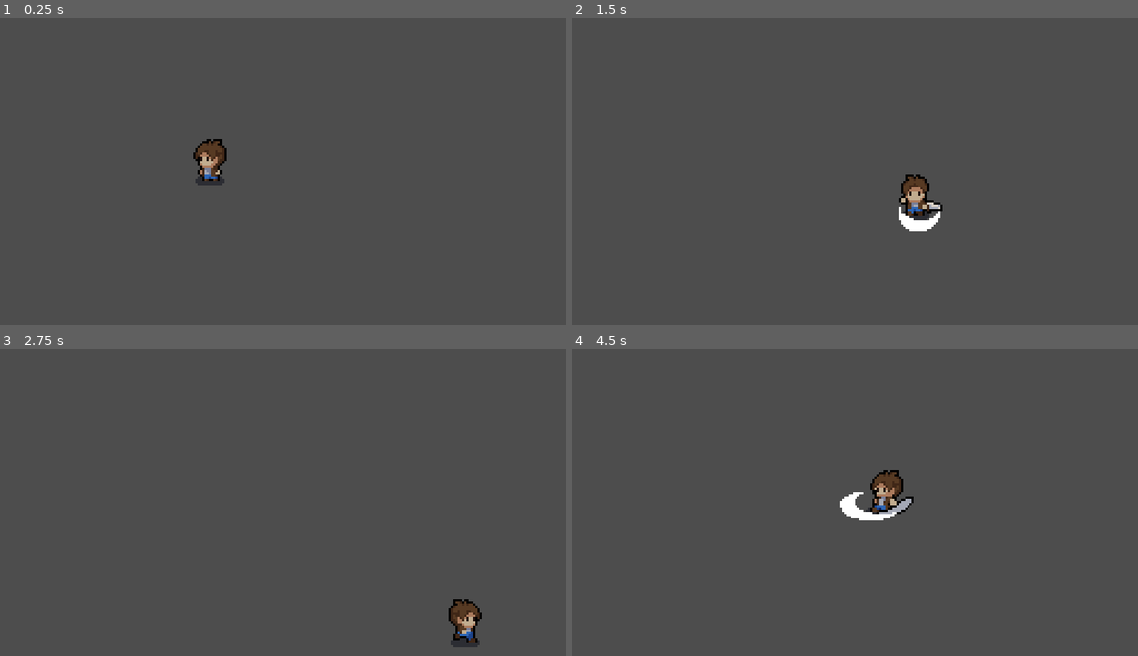
Above: before the commit, frames 1-4 (two rows, left to right).
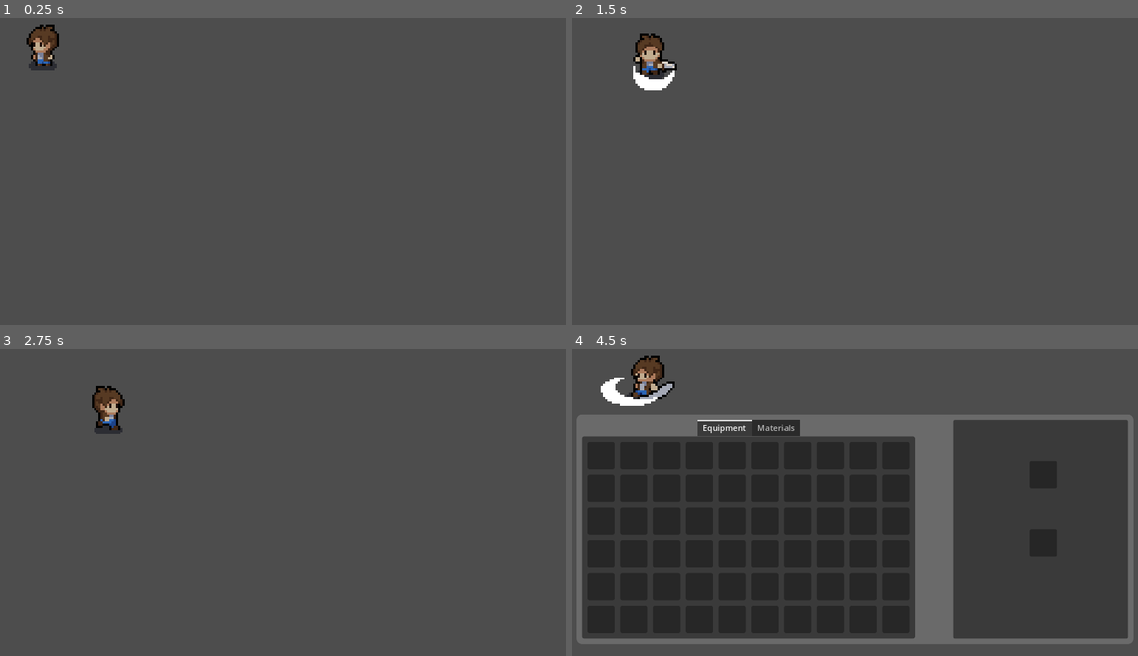
Above: after the commit, the same moments.

Repository: KNatsuhara/Godot-Game
Game: Godot game, scene res://Scenes/game_level.tscn
The game is run twice, just before and just after one commit, with the same random seed, the same clock (stepped at 60 frames per second) and the same inputs. The engine's default icon, where the game draws it, is replaced by a stand-in: a white triangle on a blue panel in a dark square.
Inputs (mouse positions are in pixels of both pictures, inside the frame that each line leads up to):
- Up to frame 1 (0.25 s): no input
- Up to frame 2 (1.5 s): tap Enter at 0.5 s; move the mouse to (985, 168) at 0.52 s; hold D (right) 0.53-1.28 s; click (985, 168) at 0.6 s; move the mouse to (736, 208) at 1.27 s; hold S (down) from 1.28 s (still down); click (736, 208) at 1.35 s
- Up to frame 3 (2.75 s): move the mouse to (339, 431) at 2.02 s; release S (down) at 2.03 s; hold D (right) from 2.03 s (still down); click (339, 431) at 2.1 s
- Up to frame 4 (4.5 s): move the mouse to (826, 597) at 2.77 s; release D (right) at 2.78 s; hold W (up) 2.78-3.53 s; click (826, 597) at 2.85 s; move the mouse to (1030, 576) at 3.52 s; hold A (left) from 3.53 s (still down); click (1030, 576) at 3.6 s; tap E (inventory_button, bound only after the commit) at 4.15 s; move the mouse to (679, 459) at 4.27 s; click (679, 459) at 4.35 s

The runs differ from the first frame. In frame 1, 1.3% of the frame differs, in the area x 4-41%, y 2-55%; in frame 2, 1.9%; in frame 3, 1.4%; in frame 4, 40%, in the area x 0-100%, y 2-97%.

Commit message:
Inventory Basics
Added inventory visuals and some of the background code. Inventory management still to come. Toggle inventory with the E button.

Diff:
--- /dev/null
+++ b/Assets/general_panel.tres
@@ -0,0 +1,12 @@
+[gd_resource type="StyleBoxFlat" format=3 uid="uid://dfam5pb1c7tin"]
+
+[resource]
+content_margin_left = 10.0
+content_margin_top = 10.0
+content_margin_right = 10.0
+content_margin_bottom = 10.0
+bg_color = Color(0.101961, 0.101961, 0.101961, 0.6)
+corner_radius_top_left = 4
+corner_radius_top_right = 4
+corner_radius_bottom_right = 4
+corner_radius_bottom_left = 4
--- /dev/null
+++ b/Assets/test.tres
@@ -0,0 +1,10 @@
+[gd_resource type="Theme" load_steps=2 format=3 uid="uid://crvtvw8vfre5n"]
+
+[ext_resource type="StyleBox" uid="uid://dfam5pb1c7tin" path="res://Assets/general_panel.tres" id="1_r5l40"]
+
+[resource]
+GridContainer/constants/h_separation = 4
+GridContainer/constants/v_separation = 4
+Panel/styles/panel = ExtResource("1_r5l40")
+TabContainer/font_sizes/font_size = 15
+TabContainer/styles/panel = ExtResource("1_r5l40")
--- a/Characters/player.gd
+++ b/Characters/player.gd
@@ -2,6 +2,7 @@
 
 @export var move_speed : float = 80
 @onready var animation_tree : AnimationTree = $AnimationTree
+@onready var inventory_menu : CanvasLayer = $inventory_menu
 
 var input_direction : Vector2 = Vector2.ZERO
 
@@ -24,6 +25,10 @@
 	# Move and slide function uses velocity of character body to move character around
 	move_and_slide()
 
+	# Add menu state machine here
+	if Input.is_action_just_pressed("inventory_button"):
+		inventory_menu.visible = !inventory_menu.visible
+
 func update_animation_parameters():
 	if(velocity == Vector2.ZERO):
 		animation_tree["parameters/conditions/idle"] = true
--- a/Characters/player.tscn
+++ b/Characters/player.tscn
@@ -1,7 +1,8 @@
-[gd_scene load_steps=41 format=3 uid="uid://wfabjsirgl22"]
+[gd_scene load_steps=42 format=3 uid="uid://wfabjsirgl22"]
 
 [ext_resource type="Texture2D" uid="uid://c408fdehi477a" path="res://Assets/mystic_woods/sprites/characters/player.png" id="1_1rhxr"]
 [ext_resource type="Script" path="res://Characters/player.gd" id="1_142st"]
+[ext_resource type="PackedScene" uid="uid://oik88guqlnpk" path="res://Scenes/inventory_menu.tscn" id="3_rlqh5"]
 
 [sub_resource type="CapsuleShape2D" id="CapsuleShape2D_5ba0g"]
 radius = 6.0
@@ -115,98 +116,6 @@
 "values": [12, 13, 14, 15, 16, 17]
 }
 
-[sub_resource type="Animation" id="Animation_m8kqk"]
-resource_name = "player_walk_down"
-loop_mode = 1
-step = 0.16
-tracks/0/type = "value"
-tracks/0/imported = false
-tracks/0/enabled = true
-tracks/0/path = NodePath("Sprite2D:frame")
-tracks/0/interp = 1
-tracks/0/loop_wrap = true
-tracks/0/keys = {
-"times": PackedFloat32Array(0, 0.16, 0.32, 0.48, 0.64, 0.8),
-"transitions": PackedFloat32Array(1, 1, 1, 1, 1, 1),
-"update": 1,
-"values": [18, 19, 20, 21, 22, 23]
-}
-
-[sub_resource type="Animation" id="Animation_p0vxv"]
-resource_name = "player_walk_left"
-loop_mode = 1
-step = 0.16
-tracks/0/type = "value"
-tracks/0/imported = false
-tracks/0/enabled = true
-tracks/0/path = NodePath("Sprite2D:frame")
-tracks/0/interp = 1
-tracks/0/loop_wrap = true
-tracks/0/keys = {
-"times": PackedFloat32Array(0, 0.16, 0.32, 0.48, 0.64, 0.8),
-"transitions": PackedFloat32Array(1, 1, 1, 1, 1, 1),
-"update": 1,
-"values": [24, 25, 26, 27, 28, 29]
-}
-tracks/1/type = "value"
-tracks/1/imported = false
-tracks/1/enabled = true
-tracks/1/path = NodePath("Sprite2D:flip_h")
-tracks/1/interp = 1
-tracks/1/loop_wrap = true
-tracks/1/keys = {
-"times": PackedFloat32Array(0),
-"transitions": PackedFloat32Array(1),
-"update": 1,
-"values": [true]
-}
-
-[sub_resource type="Animation" id="Animation_gnwov"]
-resource_name = "player_walk_down_right"
-loop_mode = 1
-step = 0.16
-tracks/0/type = "value"
-tracks/0/imported = false
-tracks/0/enabled = true
-tracks/0/path = NodePath("Sprite2D:frame")
-tracks/0/interp = 1
-tracks/0/loop_wrap = true
-tracks/0/keys = {
-"times": PackedFloat32Array(0, 0.16, 0.32, 0.48, 0.64, 0.8),
-"transitions": PackedFloat32Array(1, 1, 1, 1, 1, 1),
-"update": 1,
-"values": [24, 25, 26, 27, 28, 29]
-}
-tracks/1/type = "value"
-tracks/1/imported = false
-tracks/1/enabled = true
-tracks/1/path = NodePath("Sprite2D:flip_h")
-tracks/1/interp = 1
-tracks/1/loop_wrap = true
-tracks/1/keys = {
-"times": PackedFloat32Array(0),
-"transitions": PackedFloat32Array(1),
-"update": 1,
-"values": [false]
-}
-
-[sub_resource type="Animation" id="Animation_r3oyw"]
-resource_name = "player_walk_up"
-loop_mode = 1
-step = 0.16
-tracks/0/type = "value"
-tracks/0/imported = false
-tracks/0/enabled = true
-tracks/0/path = NodePath("Sprite2D:frame")
-tracks/0/interp = 1
-tracks/0/loop_wrap = true
-tracks/0/keys = {
-"times": PackedFloat32Array(0, 0.16, 0.32, 0.48, 0.64, 0.8),
-"transitions": PackedFloat32Array(1, 1, 1, 1, 1, 1),
-"update": 1,
-"values": [30, 31, 32, 33, 34, 35]
-}
-
 [sub_resource type="Animation" id="Animation_e85y7"]
 resource_name = "player_swing_down"
 length = 0.4
@@ -223,6 +132,34 @@
 "values": [36, 37, 38, 39]
 }
 
+[sub_resource type="Animation" id="Animation_04edg"]
+resource_name = "player_swing_left"
+length = 0.4
+tracks/0/type = "value"
+tracks/0/imported = false
+tracks/0/enabled = true
+tracks/0/path = NodePath("Sprite2D:frame")
+tracks/0/interp = 1
+tracks/0/loop_wrap = true
+tracks/0/keys = {
+"times": PackedFloat32Array(0, 0.1, 0.2, 0.3),
+"transitions": PackedFloat32Array(1, 1, 1, 1),
+"update": 1,
+"values": [42, 43, 44, 45]
+}
+tracks/1/type = "value"
+tracks/1/imported = false
+tracks/1/enabled = true
+tracks/1/path = NodePath("Sprite2D:flip_h")
+tracks/1/interp = 1
+tracks/1/loop_wrap = true
+tracks/1/keys = {
+"times": PackedFloat32Array(0),
+"transitions": PackedFloat32Array(1),
+"update": 1,
+"values": [true]
+}
+
 [sub_resource type="Animation" id="Animation_ulbjj"]
 resource_name = "new_animation"
 length = 0.4
@@ -267,20 +204,38 @@
 "values": [48, 49, 50, 51]
 }
 
-[sub_resource type="Animation" id="Animation_04edg"]
-resource_name = "player_swing_left"
-length = 0.4
-tracks/0/type = "value"
-tracks/0/imported = false
-tracks/0/enabled = true
-tracks/0/path = NodePath("Sprite2D:frame")
-tracks/0/interp = 1
-tracks/0/loop_wrap = true
-tracks/0/keys = {
-"times": PackedFloat32Array(0, 0.1, 0.2, 0.3),
-"transitions": PackedFloat32Array(1, 1, 1, 1),
-"update": 1,
-"values": [42, 43, 44, 45]
+[sub_resource type="Animation" id="Animation_m8kqk"]
+resource_name = "player_walk_down"
+loop_mode = 1
+step = 0.16
+tracks/0/type = "value"
+tracks/0/imported = false
+tracks/0/enabled = true
+tracks/0/path = NodePath("Sprite2D:frame")
+tracks/0/interp = 1
+tracks/0/loop_wrap = true
+tracks/0/keys = {
+"times": PackedFloat32Array(0, 0.16, 0.32, 0.48, 0.64, 0.8),
+"transitions": PackedFloat32Array(1, 1, 1, 1, 1, 1),
+"update": 1,
+"values": [18, 19, 20, 21, 22, 23]
+}
+
+[sub_resource type="Animation" id="Animation_p0vxv"]
+resource_name = "player_walk_left"
+loop_mode = 1
+step = 0.16
+tracks/0/type = "value"
+tracks/0/imported = false
+tracks/0/enabled = true
+tracks/0/path = NodePath("Sprite2D:frame")
+tracks/0/interp = 1
+tracks/0/loop_wrap = true
+tracks/0/keys = {
+"times": PackedFloat32Array(0, 0.16, 0.32, 0.48, 0.64, 0.8),
+"transitions": PackedFloat32Array(1, 1, 1, 1, 1, 1),
+"update": 1,
+"values": [24, 25, 26, 27, 28, 29]
 }
 tracks/1/type = "value"
 tracks/1/imported = false
@@ -293,6 +248,52 @@
 "transitions": PackedFloat32Array(1),
 "update": 1,
 "values": [true]
+}
+
+[sub_resource type="Animation" id="Animation_gnwov"]
+resource_name = "player_walk_down_right"
+loop_mode = 1
+step = 0.16
+tracks/0/type = "value"
+tracks/0/imported = false
+tracks/0/enabled = true
+tracks/0/path = NodePath("Sprite2D:frame")
+tracks/0/interp = 1
+tracks/0/loop_wrap = true
+tracks/0/keys = {
+"times": PackedFloat32Array(0, 0.16, 0.32, 0.48, 0.64, 0.8),
+"transitions": PackedFloat32Array(1, 1, 1, 1, 1, 1),
+"update": 1,
+"values": [24, 25, 26, 27, 28, 29]
+}
+tracks/1/type = "value"
+tracks/1/imported = false
+tracks/1/enabled = true
+tracks/1/path = NodePath("Sprite2D:flip_h")
+tracks/1/interp = 1
+tracks/1/loop_wrap = true
+tracks/1/keys = {
+"times": PackedFloat32Array(0),
+"transitions": PackedFloat32Array(1),
+"update": 1,
+"values": [false]
+}
+
+[sub_resource type="Animation" id="Animation_r3oyw"]
+resource_name = "player_walk_up"
+loop_mode = 1
+step = 0.16
+tracks/0/type = "value"
+tracks/0/imported = false
+tracks/0/enabled = true
+tracks/0/path = NodePath("Sprite2D:frame")
+tracks/0/interp = 1
+tracks/0/loop_wrap = true
+tracks/0/keys = {
+"times": PackedFloat32Array(0, 0.16, 0.32, 0.48, 0.64, 0.8),
+"transitions": PackedFloat32Array(1, 1, 1, 1, 1, 1),
+"update": 1,
+"values": [30, 31, 32, 33, 34, 35]
 }
 
 [sub_resource type="AnimationLibrary" id="AnimationLibrary_frdhh"]
@@ -455,3 +456,6 @@
 parameters/Idle/blend_position = Vector2(0, 0)
 parameters/Swing/blend_position = Vector2(-0.00319999, 0.976048)
 parameters/Walk/blend_position = Vector2(0, 0)
+
+[node name="inventory_menu" parent="." instance=ExtResource("3_rlqh5")]
+visible = false
--- /dev/null
+++ b/Scenes/equipment_grid.gd
@@ -0,0 +1,19 @@
+extends GridContainer
+@onready var equipment_slot = preload("res://Scenes/equipment_slot.tscn")
+
+# Called when the node enters the scene tree for the first time.
+func _ready():
+	var slot : Panel
+	for i in range (10):
+		for j in range(6):
+			slot = equipment_slot.instantiate()
+#			slot.position = Vector2(i * get_parent().size.x / 6.0, j * get_parent().size.x / 6.0)
+#			slot.size = Vector2(get_parent().size.x / (6.0 + 1), get_parent().size.x / (6.0 + 1))
+			add_child(slot)
+	get_parent().custom_minimum_size.x = 370
+	pass # Replace with function body.
+
+
+# Called every frame. 'delta' is the elapsed time since the previous frame.
+func _process(delta):
+	pass
--- /dev/null
+++ b/Scenes/equipment_slot.tscn
@@ -0,0 +1,8 @@
+[gd_scene format=3 uid="uid://dac1m101acs5g"]
+
+[node name="Equipment_Slot" type="Panel"]
+custom_minimum_size = Vector2(50, 50)
+offset_right = 50.0
+offset_bottom = 50.0
+size_flags_horizontal = 4
+size_flags_vertical = 4
--- a/Scenes/game_level.tscn
+++ b/Scenes/game_level.tscn
@@ -6,3 +6,4 @@
 
 [node name="Player" parent="." instance=ExtResource("1_hvmty")]
 position = Vector2(102, 70)
+scale = Vector2(4, 4)
--- /dev/null
+++ b/Scenes/inventory_menu.tscn
@@ -0,0 +1,84 @@
+[gd_scene load_steps=6 format=3 uid="uid://oik88guqlnpk"]
+
+[ext_resource type="Theme" uid="uid://crvtvw8vfre5n" path="res://Assets/test.tres" id="1_2xn3h"]
+[ext_resource type="Script" path="res://Scenes/equipment_grid.gd" id="1_cki2j"]
+[ext_resource type="Script" path="res://Scenes/material_grid.gd" id="2_p661y"]
+
+[sub_resource type="StyleBoxFlat" id="StyleBoxFlat_qsof0"]
+bg_color = Color(0.6, 0.6, 0.6, 0.392157)
+corner_radius_top_left = 10
+corner_radius_top_right = 10
+corner_radius_bottom_right = 10
+corner_radius_bottom_left = 10
+expand_margin_left = 10.0
+expand_margin_top = 10.0
+expand_margin_right = 10.0
+expand_margin_bottom = 10.0
+
+[sub_resource type="StyleBoxFlat" id="StyleBoxFlat_0ucjt"]
+content_margin_right = 10.0
+bg_color = Color(0.6, 0.6, 0.6, 0)
+
+[node name="inventory_menu" type="CanvasLayer"]
+follow_viewport_scale = 0.25
+
+[node name="Background" type="Panel" parent="."]
+anchors_preset = 8
+anchor_left = 0.5
+anchor_top = 0.5
+anchor_right = 0.5
+anchor_bottom = 0.5
+offset_left = -500.0
+offset_top = -180.0
+offset_right = 500.0
+offset_bottom = 220.0
+grow_horizontal = 2
+grow_vertical = 2
+theme_override_styles/panel = SubResource("StyleBoxFlat_qsof0")
+
+[node name="TabContainer" type="TabContainer" parent="Background"]
+layout_mode = 2
+offset_right = 610.0
+offset_bottom = 400.0
+size_flags_horizontal = 3
+theme = ExtResource("1_2xn3h")
+tab_alignment = 1
+clip_tabs = false
+
+[node name="Equipment" type="GridContainer" parent="Background/TabContainer"]
+layout_mode = 2
+theme = ExtResource("1_2xn3h")
+theme_override_constants/h_separation = 10
+theme_override_constants/v_separation = 10
+columns = 10
+script = ExtResource("1_cki2j")
+
+[node name="Materials" type="ScrollContainer" parent="Background/TabContainer"]
+visible = false
+layout_mode = 2
+theme_override_styles/panel = SubResource("StyleBoxFlat_0ucjt")
+
+[node name="VBoxContainer" type="VBoxContainer" parent="Background/TabContainer/Materials"]
+layout_mode = 2
+size_flags_horizontal = 3
+script = ExtResource("2_p661y")
+
+[node name="CharacterMenu" type="Panel" parent="Background"]
+layout_mode = 0
+offset_left = 680.0
+offset_right = 1000.0
+offset_bottom = 400.0
+
+[node name="Head" type="Panel" parent="Background/CharacterMenu"]
+layout_mode = 0
+offset_left = 140.0
+offset_top = 75.0
+offset_right = 190.0
+offset_bottom = 125.0
+
+[node name="Body" type="Panel" parent="Background/CharacterMenu"]
+layout_mode = 0
+offset_left = 140.0
+offset_top = 200.0
+offset_right = 190.0
+offset_bottom = 250.0
--- /dev/null
+++ b/Scenes/material_grid.gd
@@ -0,0 +1,18 @@
+extends VBoxContainer
+
+@onready var material_slot = preload("res://Scenes/material_slot.tscn")
+
+# Called when the node enters the scene tree for the first time.
+func _ready():
+	var slot
+	for i in range(20):
+		slot = material_slot.instantiate()
+		slot.get_child(1).text = "WUBBA" #set name here
+		slot.get_child(2).text = ("x" + str(i)) #set value here
+		add_child(slot)
+	pass # Replace with function body.
+
+
+# Called every frame. 'delta' is the elapsed time since the previous frame.
+func _process(delta):
+	pass
--- /dev/null
+++ b/Scenes/material_slot.tscn
@@ -0,0 +1,23 @@
+[gd_scene load_steps=2 format=3 uid="uid://5pw2br2k8kwm"]
+
+[ext_resource type="Texture2D" uid="uid://bti8mru1tpo0e" path="res://icon.svg" id="1_gof06"]
+
+[node name="material_slot" type="HBoxContainer"]
+offset_right = 311.0
+offset_bottom = 50.0
+theme_override_constants/separation = 10
+
+[node name="TextureRect" type="TextureRect" parent="."]
+custom_minimum_size = Vector2(50, 50)
+layout_mode = 2
+texture = ExtResource("1_gof06")
+expand_mode = 1
+
+[node name="Label" type="Label" parent="."]
+layout_mode = 2
+size_flags_horizontal = 3
+text = "Material Name"
+
+[node name="Label2" type="Label" parent="."]
+layout_mode = 2
+text = "x10"
--- a/project.godot
+++ b/project.godot
@@ -20,7 +20,6 @@
 window/size/viewport_width=1080
 window/size/viewport_height=720
 window/stretch/mode="canvas_items"
-window/stretch/scale=4.0
 
 [input]
 
@@ -53,6 +52,11 @@
 "events": [Object(InputEventMouseButton,"resource_local_to_scene":false,"resource_name":"","device":-1,"window_id":0,"a …(253 unchanged characters)…
 ]
 }
+inventory_button={
+"deadzone": 0.5,
+"events": [Object(InputEventKey,"resource_local_to_scene":false,"resource_name":"","device":0,"window_id":0,"alt_pressed":false,"shift_pressed":false,"ctrl_pressed":false,"meta_pressed":false,"pressed":false,"keycode":0,"physical_keycode":69,"key_label":0,"unicode":0,"echo":false,"script":null)
+]
+}
 
 [rendering]
 
Not shown, added: Assets/BrowserQuest/ogre.png.import
Not shown, added: Scenes/invC31D.tmp
